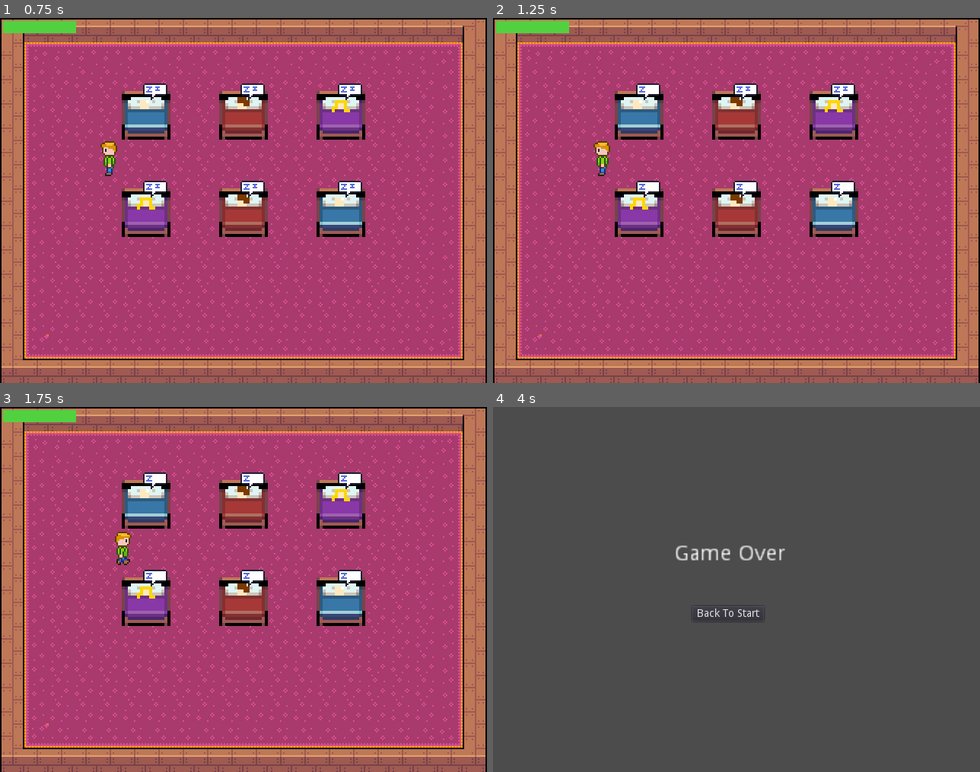
Above: before the commit, frames 1-4 (two rows, left to right).
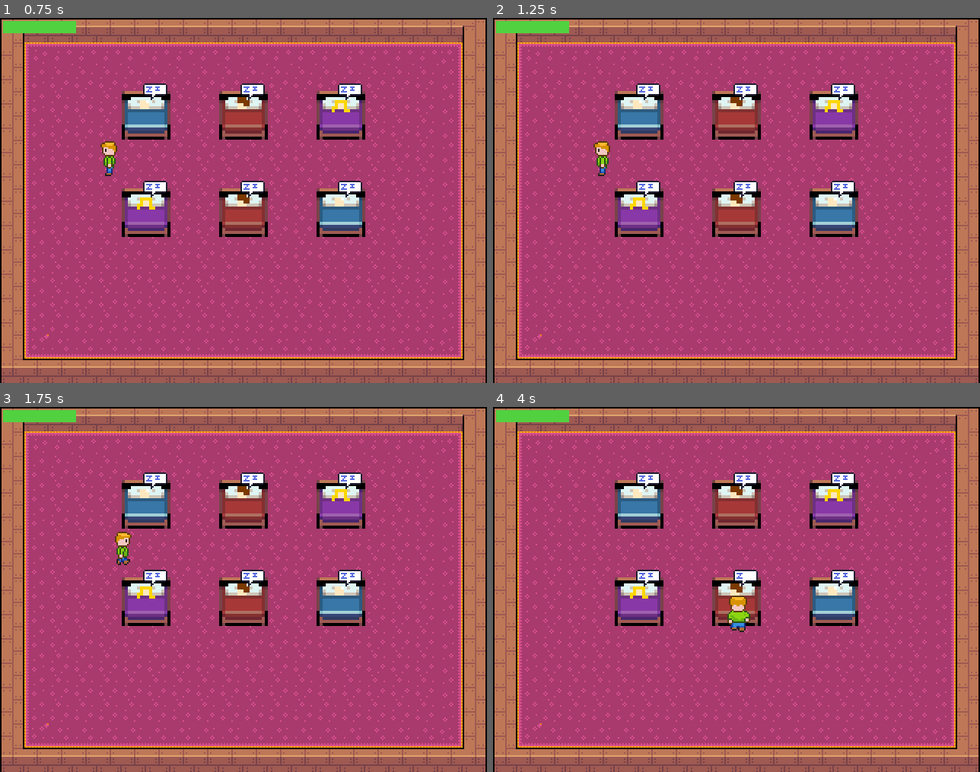
Above: after the commit, the same moments.

Repository: BeardedBry/sweet-dreams
Game: Godot game, scene res://ui/StartScreen.tscn
Same seed, same stepped clock (60 frames per second), same inputs: the game is played once before the commit and once after it.
Inputs:
- Up to frame 1 (0.75 s): click "Start Game" at 0.5 s
- Up to frame 2 (1.25 s): no input
- Up to frame 3 (1.75 s): hold Right (ui_right) from 1.28 s (still down); tap Space (attack) at 1.35 s
- Up to frame 4 (4 s): release Right (ui_right) at 2.03 s; hold Down (ui_down) 2.03-2.78 s; tap Space (attack) at 2.1, 2.85, 3.6 s; hold Right (ui_right) 2.78-3.53 s; hold Up (ui_up) from 3.53 s (still down)

Frame 1 is identical in both runs. In frame 2, less than 0.1% of the frame differs, in the area x 31-73%, y 18-47%; in frame 3, less than 0.1%; in frame 4, 100%, in the area x 0-100%, y 0-100%.

Commit message:
feat: add bonking

Diff:
--- a/Player.tscn
+++ b/Player.tscn
@@ -378,10 +378,6 @@
 graph_offset = Vector2( -294.914, 49.089 )
 
 [sub_resource type="AnimationNodeStateMachinePlayback" id=17]
-
-[sub_resource type="CapsuleShape2D" id=37]
-radius = 9.0
-height = 0.0
 
 [node name="Player" type="KinematicBody2D"]
 script = ExtResource( 2 )
@@ -421,9 +417,6 @@
 parameters/Idle/blend_position = Vector2( -0.00160772, -0.00635839 )
 parameters/Run/blend_position = Vector2( 0, 0 )
 
-[node name="AudioStreamPlayer" type="AudioStreamPlayer" parent="."]
+[node name="BonkSound" type="AudioStreamPlayer" parent="."]
 stream = ExtResource( 3 )
-
-[node name="AttackCollision" type="CollisionShape2D" parent="."]
-position = Vector2( 0, -11 )
-shape = SubResource( 37 )
+volume_db = -20.082
--- a/Sleeper.gd
+++ b/Sleeper.gd
@@ -32,7 +32,7 @@
 		_stage = Globals.SleepStage.DEAD
 		_update_stage(0)
 	_sleep_health -= _damage
-	_damage *= 0.9
+	_damage *= 0.94
 	max_sleep_health += 0.1
 	if _sleep_health <= 0:
 		_update_stage(1)
@@ -49,17 +49,17 @@
 	if _stage == Globals.SleepStage.AWAKE and amount <= 0:
 		return
 	elif _stage == Globals.SleepStage.DEAD:
+		_bubble_sprite.frame = 5
 		return
 	_stage += amount
 	_sleep_health = max_sleep_health / 2.0
 	match _stage:
 		Globals.SleepStage.AWAKE:
 			_bubble_sprite.frame = 3
+			_sleep_health = 0.0
 		Globals.SleepStage.LIGHT:
 			_bubble_sprite.frame = 2
 		Globals.SleepStage.MEDIUM:
 			_bubble_sprite.frame = 1
 		Globals.SleepStage.HEAVY:
 			_bubble_sprite.frame = 0
-		Globals.SleepStage.DEAD:
-			_bubble_sprite.frame = 5
--- /dev/null
+++ b/Swing.gd
@@ -0,0 +1,19 @@
+extends Area2D
+
+onready var bonk_sound = $BonkSound
+var despawn_timer = Timer.new()
+var has_hit = false
+
+
+func _ready() -> void:
+	despawn_timer.connect("timeout", self, "queue_free")
+	despawn_timer.wait_time = 0.5
+	despawn_timer.one_shot = true
+
+
+func _on_Area2D_body_entered(body: CollisionObject2D) -> void:
+	if body.has_method("bonk") and not has_hit:
+		has_hit = true
+		body.bonk()
+		bonk_sound.autoplay = true
+		bonk_sound.playing = true
--- /dev/null
+++ b/Swing.tscn
@@ -0,0 +1,19 @@
+[gd_scene load_steps=4 format=2]
+
+[ext_resource path="res://Swing.gd" type="Script" id=1]
+[ext_resource path="res://assets/Punch.wav" type="AudioStream" id=2]
+
+[sub_resource type="CapsuleShape2D" id=1]
+height = 0.0
+
+[node name="Area2D" type="Area2D"]
+script = ExtResource( 1 )
+
+[node name="CollisionShape2D" type="CollisionShape2D" parent="."]
+shape = SubResource( 1 )
+
+[node name="BonkSound" type="AudioStreamPlayer" parent="."]
+stream = ExtResource( 2 )
+volume_db = -20.083
+
+[connection signal="body_entered" from="." to="." method="_on_Area2D_body_entered"]
--- a/World.gd
+++ b/World.gd
@@ -10,7 +10,7 @@
 	health_progress.value = _health
 	# Timer setup.
 	_increment_timer.connect("timeout", self, "_increment")
-	_increment_timer.wait_time = .1
+	_increment_timer.wait_time = 1.0
 	_increment_timer.one_shot = false
 	add_child(_increment_timer)
 	_increment_timer.start()
--- a/scripts/Player.gd
+++ b/scripts/Player.gd
@@ -1,8 +1,17 @@
 extends KinematicBody2D
+
+onready var sprite = $Sprite2
+onready var bonk_sound = $BonkSound
+onready var animation_player = $AnimationPlayer
+onready var animation_tree = $AnimationTree
+onready var animation_state = animation_tree.get("parameters/playback")
+onready var attack = load("res://Swing.tscn") as PackedScene
 
 const ACCELERATION = 600
 const MAX_SPEED = 100
 const FRICTION = 600
+
+var attack_location = Vector2.ZERO
 var velocity = Vector2.ZERO
 enum {
 	MOVE,
@@ -10,14 +19,12 @@
 }
 
 var state = MOVE
-
-onready var animationPlayer = $AnimationPlayer
-onready var animationTree = $AnimationTree
-onready var animationState = animationTree.get("parameters/playback")
+var touching: CollisionObject2D = null
+var has_hit: bool = false
 
 
 func _ready() -> void:
-	animationTree.active = true
+	animation_tree.active = true
 
 
 func _physics_process(delta: float) -> void:
@@ -35,23 +42,35 @@
 	input_vector = input_vector.normalized()
 
 	if input_vector != Vector2.ZERO:
-		animationTree.set("parameters/Idle/blend_position", input_vector)
-		animationTree.set("parameters/Run/blend_position", input_vector)
-		animationTree.set("parameters/Attack/blend_position", input_vector)
-		animationState.travel("Run")
+		animation_tree.set("parameters/Idle/blend_position", input_vector)
+		animation_tree.set("parameters/Run/blend_position", input_vector)
+		animation_tree.set("parameters/Attack/blend_position", input_vector)
+		animation_state.travel("Run")
 		velocity = velocity.move_toward(input_vector * MAX_SPEED, ACCELERATION * delta)
 	else:
-		animationState.travel("Idle")
+		animation_state.travel("Idle")
 		velocity = velocity.move_toward(Vector2.ZERO, FRICTION * delta)
+
+	if sprite.frame in [0, 1, 2, 3]:
+		attack_location = Vector2(0, 0)
+	elif sprite.frame in [10, 11, 12]:
+		attack_location = Vector2(0, -21)
+	elif sprite.frame in [4, 5, 6]:
+		attack_location = Vector2(10, -11)
+	elif sprite.frame in [7, 8, 9]:
+		attack_location = Vector2(-10, -11)
 
 	velocity = move_and_slide(velocity)
 	if Input.is_action_just_pressed("attack"):
 		state = ATTACK
+		var attack_inst = attack.instance()
+		attack_inst.global_position = position + attack_location
+		get_parent().add_child(attack_inst)
 
 
 func attack_state(_delta: float) -> void:
 	velocity = Vector2.ZERO
-	animationState.travel("Attack")
+	animation_state.travel("Attack")
 
 
 func attack_animation_finished() -> void:
Not shown: 1 places in Player.tscn that only renumber resources
Not shown, added: export/Sweet Dreams.apple-touch-icon.png.import
Not shown, added: export/Sweet Dreams.icon.png.import
Not shown, added: export/Sweet Dreams.png.import
Not shown, added: export_presets.cfg
Not shown, added: export/Sweet Dreams.apple-touch-icon.png
Not shown, added: export/Sweet Dreams.audio.worklet.js
Not shown, added: export/Sweet Dreams.icon.png
Not shown, added: export/Sweet Dreams.js
Not shown, added: export/Sweet Dreams.pck
Not shown, added: export/Sweet Dreams.png
Not shown, added: export/Sweet Dreams.wasm
(and 2 more such lines)
